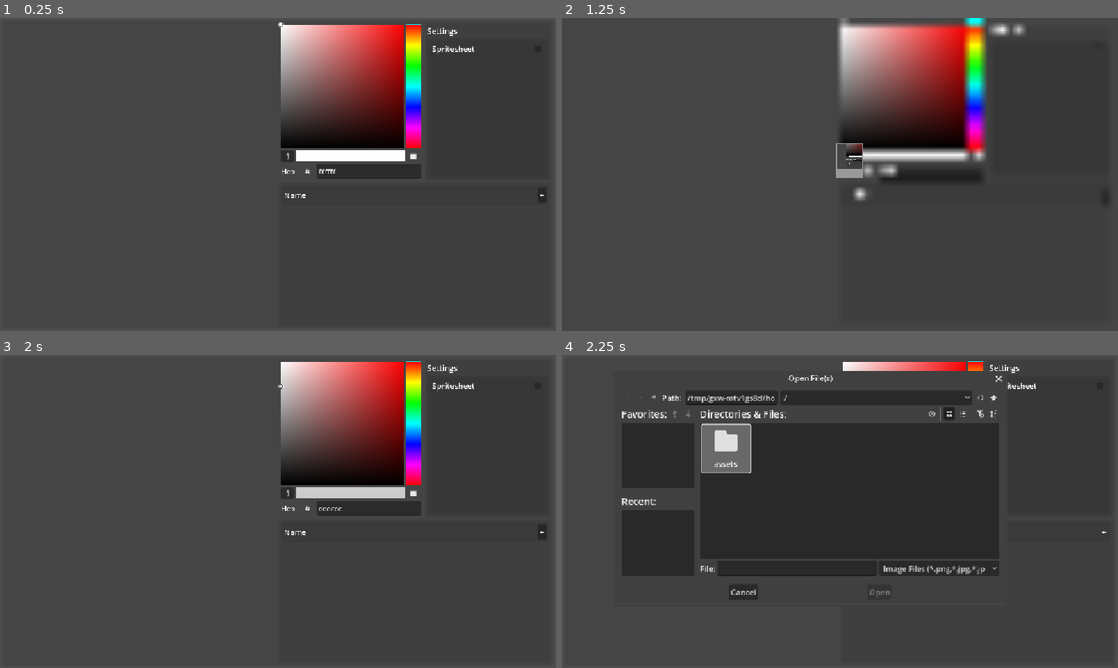
Above: before the commit, frames 1-4 (two rows, left to right).
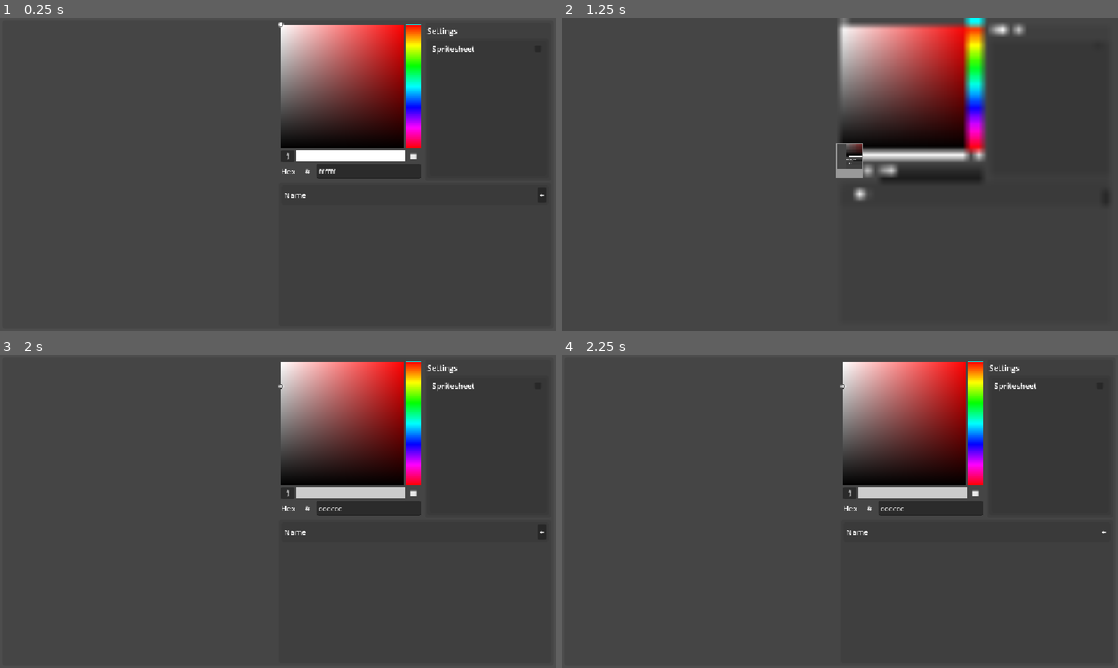
Above: after the commit, the same moments.

Repository: cjlangreo/sprite-recolor-tester
Game: Godot game, scene res://test_area.tscn
The game is run twice, just before and just after one commit, with the same random seed, the same clock (stepped at 60 frames per second) and the same inputs.
Inputs (mouse positions are in pixels of both pictures, inside the frame that each line leads up to):
- Up to frame 1 (0.25 s): no input
- Up to frame 2 (1.25 s): click (851, 155) at 0.5 s
- Up to frame 3 (2 s): click "#" at 1.25 s
- Up to frame 4 (2.25 s): click "+" at 2 s

Frames 1-3 are identical in both runs. In frame 4, 30% of the frame differs, in the area x 10-81%, y 5-79%.
Error after the commit: Parse Error: Value of type "AnimatedSprite2D" cannot be assigned to a variable of type "Sprite2D". (res://test_area.gd:108)

Commit message:
revert node_sprite to Sprite2D

Diff:
--- a/layer.gd
+++ b/layer.gd
@@ -2,7 +2,7 @@
 class_name Layer
 
 
-var node_sprite: AnimatedSprite2D
+var node_sprite: Sprite2D
 @export_group("Nodes", "node_")
 @export var node_up_layer: Button
 @export var node_down_layer: Button
